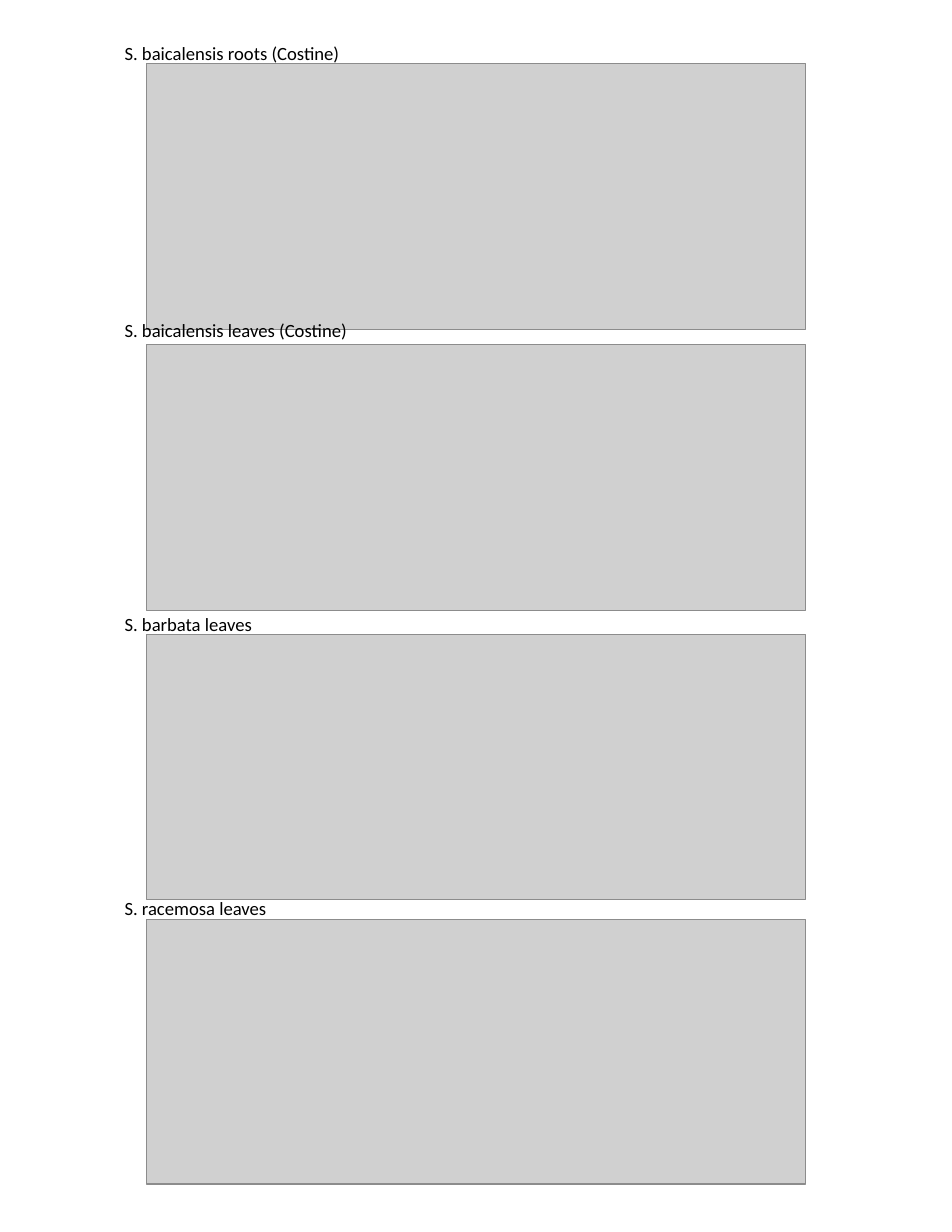
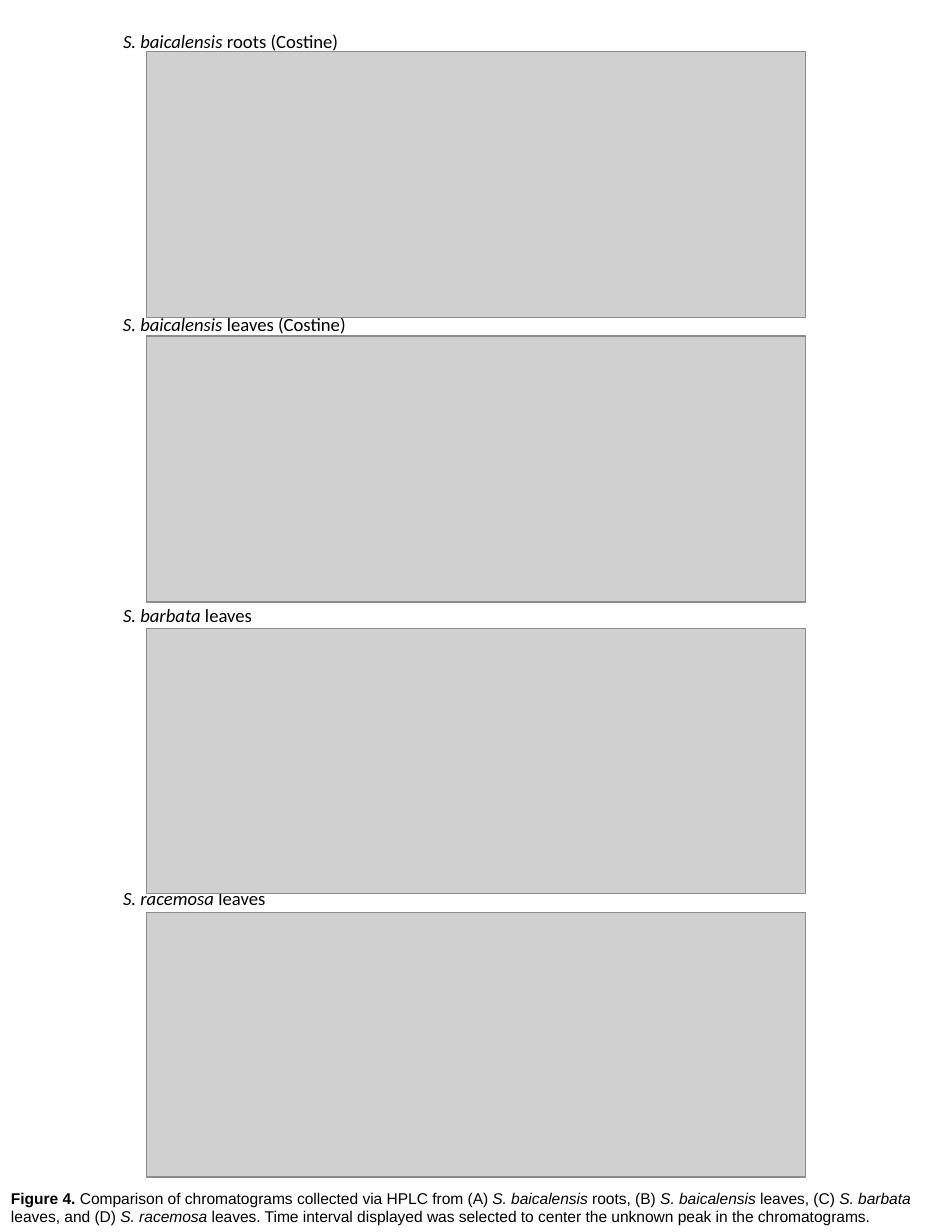
Before and after one commit to bryceaskey/scutellariaMetabolites, a slide deck: slide 13 of figures/20210603_lab_meeting.pptx (slide 12 before the commit). Drawn at 952x1232 pixels with LibreOffice and Linux fonts; fonts in the diff are those of the drawing; grey boxes stand for pictures. Boxes give left, top, right and bottom in pixels: in the first picture for what was removed or moved away, otherwise in the second. Text is boxed around its words. In the diff, an @@ line names an element or a change of style, - is before the commit and + after.

```diff
--- a/figures/20210603_lab_meeting.pptx
+++ b/figures/20210603_lab_meeting.pptx
@@ text "S. baicalensis roots (Costine)" at (x1=123, y1=34, x2=339, y2=53): italic on in "S. baicalensis" @@
@@ 3 texts, 3 pictures moved together from (x1=125, y1=46, x2=806, y2=1184) to (x1=123, y1=34, x2=806, y2=1176) @@
@@ text "S. baicalensis leaves (Costine)" moved from (x1=125, y1=322, x2=347, y2=343) to (x1=123, y1=315, x2=346, y2=336) @@
@@ text "S. baicalensis leaves (Costine)" at (x1=123, y1=315, x2=346, y2=336): italic on in "S. baicalensis" @@
@@ text "S. barbata leaves" at (x1=123, y1=609, x2=252, y2=622): italic on in "S. barbata" @@
@@ picture moved from (x1=147, y1=635, x2=806, y2=899) to (x1=147, y1=628, x2=806, y2=893) @@
@@ text "S. racemosa leaves" at (x1=123, y1=890, x2=265, y2=905): italic on in "S. racemosa" @@
@@ text added at (x1=11, y1=1192, x2=911, y2=1226), 10 pt, text #000000 @@
+Figure 4. Comparison of chromatograms collected via HPLC from (A) S. baicalensis roots, (B) S. baicalensis leaves, (C) S. barbata leaves, and (D) S. racemosa leaves. Time interval displayed was selected to center the unknown peak in the chromatograms.
```
Also in this commit, not shown: 3 other slides changed, 2 slides added, 4 other files.
